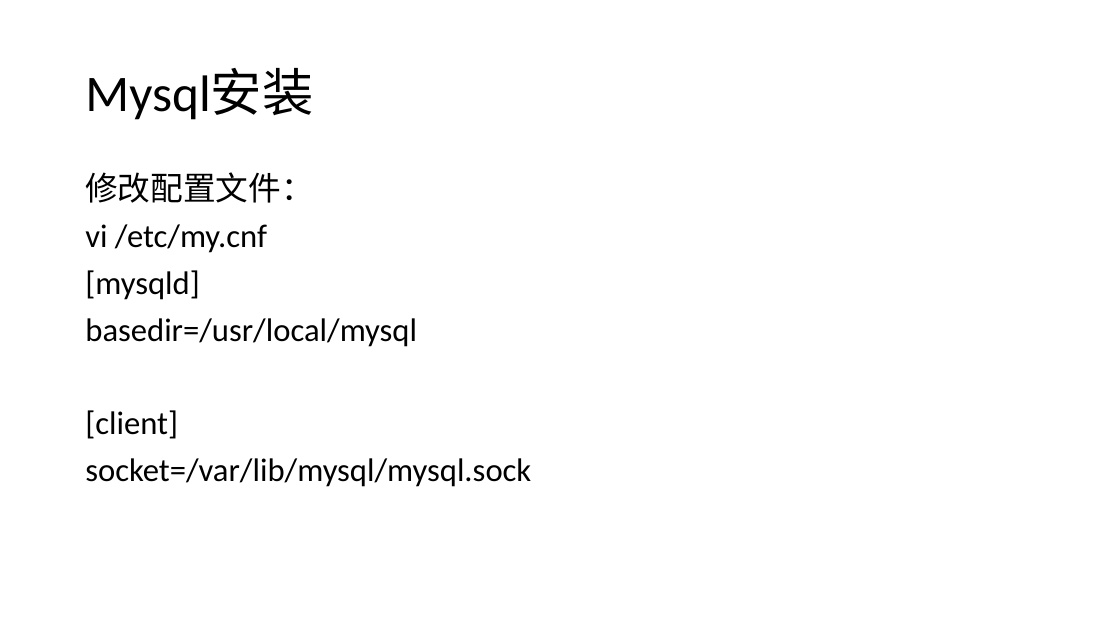
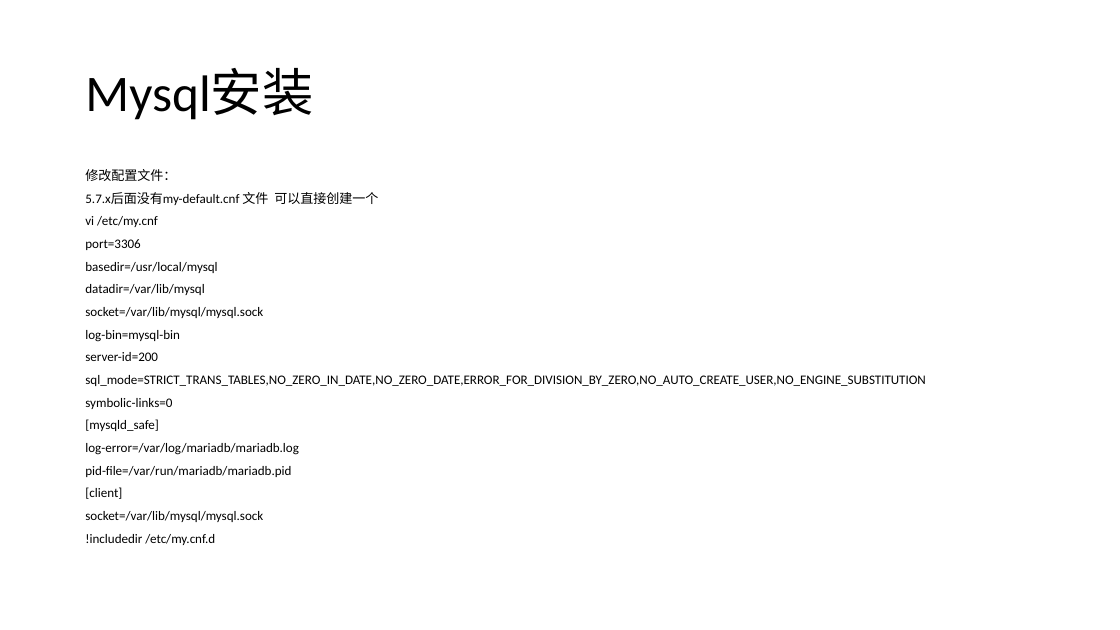
Before and after one commit to jee4a/jee4a-mysql-read-write, a slide deck: slide 5 of docs/Mysql 5.7主从搭建及读写分离应用示例.pptx. Drawn at 1120x630 pixels with LibreOffice and Linux fonts; fonts in the diff are those of the drawing. Boxes give left, top, right and bottom in pixels: in the first picture for what was removed or moved away, otherwise in the second. Text is boxed around its words. In the diff, an @@ line names an element or a change of style, - is before the commit and + after.

```diff
--- a/docs/Mysql 5.7主从搭建及读写分离应用示例.pptx
+++ b/docs/Mysql 5.7主从搭建及读写分离应用示例.pptx
@@ text at [85, 169, 263, 522]: size 28 to 11.2 pt in "修改配置文件：", "vi /etc/my.cnf", "basedir=/usr/local/mysql", "[client]" and 1 more places; line spacing 0.9 to 0.7 @@
@@ text at [85, 192, 378, 205]: paragraph added @@
+5.7.x后面没有my-default.cnf 文件 可以直接创建一个
@@ text at [85, 239, 140, 250]: text changed; size 28 to 11.2 pt @@
-[mysqld]
+port=3306
@@ text at [85, 284, 926, 477]: paragraphs added @@
+datadir=/var/lib/mysql
+socket=/var/lib/mysql/mysql.sock
+log-bin=mysql-bin
+server-id=200
+sql_mode=STRICT_TRANS_TABLES,NO_ZERO_IN_DATE,NO_ZERO_DATE,ERROR_FOR_DIVISION_BY_ZERO,NO_AUTO_CREATE_USER,NO_ENGINE_SUBSTITUTION
+symbolic-links=0
+[mysqld_safe]
+log-error=/var/log/mariadb/mariadb.log
+pid-file=/var/run/mariadb/mariadb.pid
@@ text at [85, 534, 215, 545]: paragraph added @@
+!includedir /etc/my.cnf.d
```
Also in this commit, not shown: 2 other slides changed.
